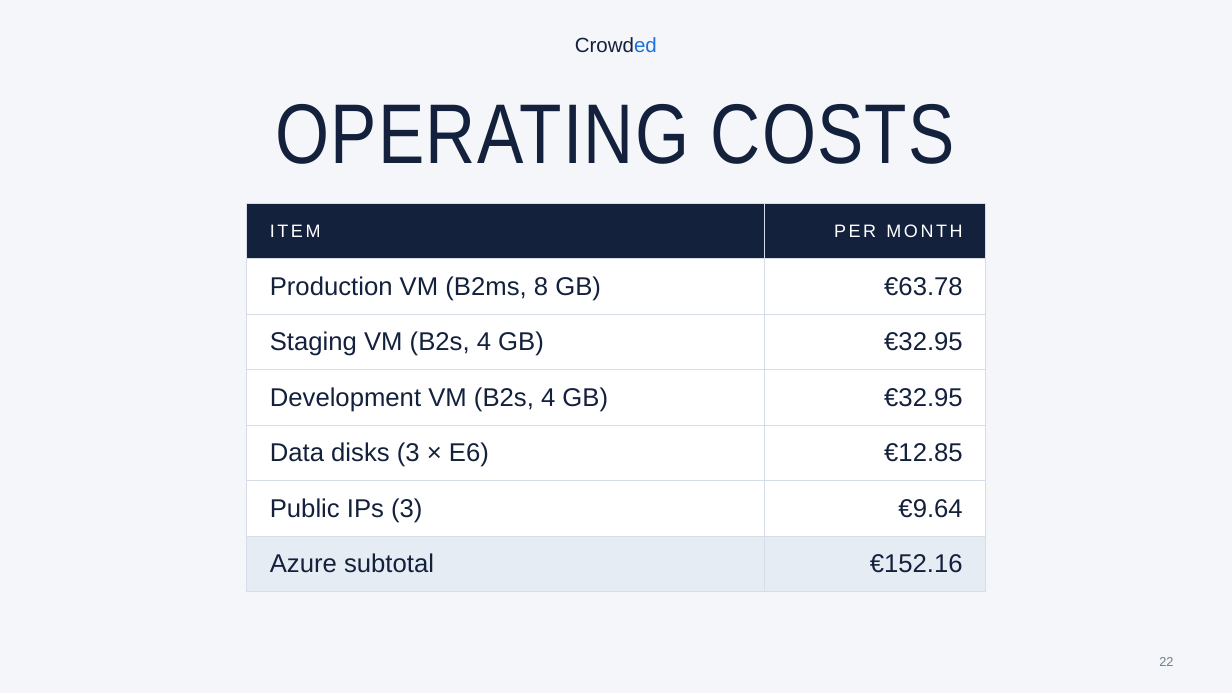
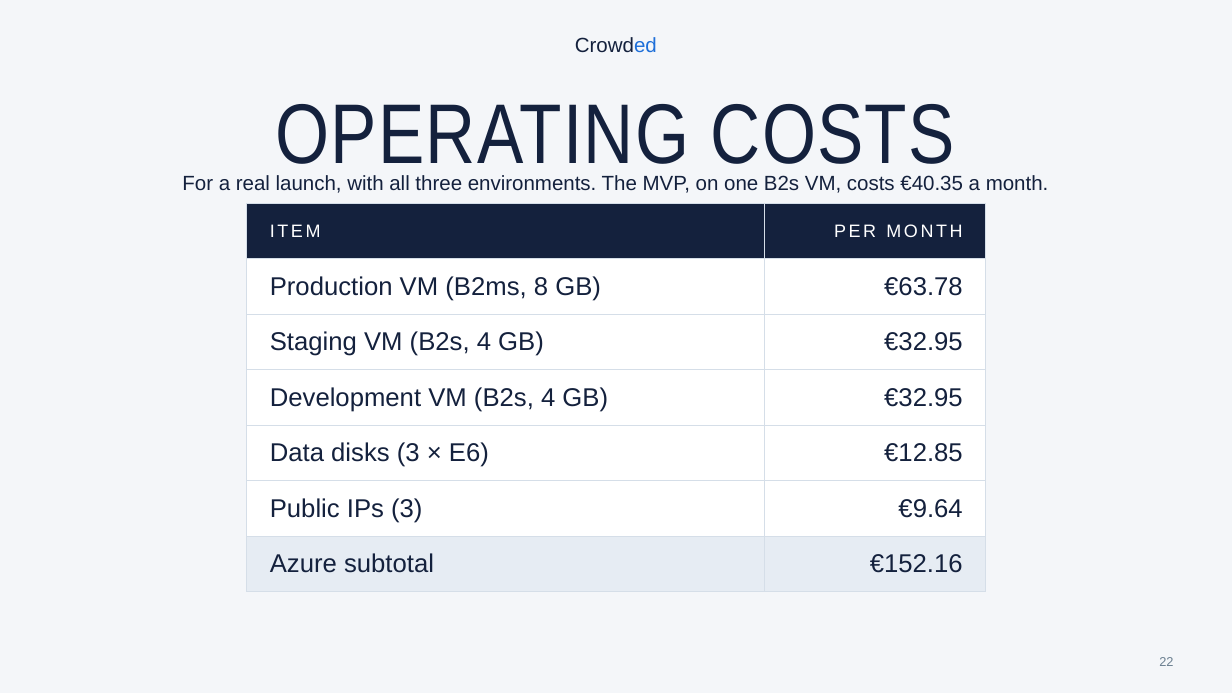
Before and after one commit to andrereis26/crowded-labdsof, a slide deck: slide 22 of docs/presentations/Sprint1/Crowded_LABDSOF_Presentation_Sprint1_Full.pptx. Drawn at 1232x693 pixels with LibreOffice and Linux fonts; fonts in the diff are those of the drawing. Boxes give left, top, right and bottom in pixels: in the first picture for what was removed or moved away, otherwise in the second. Text is boxed around its words. In the diff, an @@ line names an element or a change of style, - is before the commit and + after.

```diff
--- a/docs/presentations/Sprint1/Crowded_LABDSOF_Presentation_Sprint1_Full.pptx
+++ b/docs/presentations/Sprint1/Crowded_LABDSOF_Presentation_Sprint1_Full.pptx
@@ text added at [182,175,1049,193], 16 pt, text #14213D @@
+For a real launch, with all three environments. The MVP, on one B2s VM, costs €40.35 a month.
```
Also in this commit, not shown: 2 other files.
